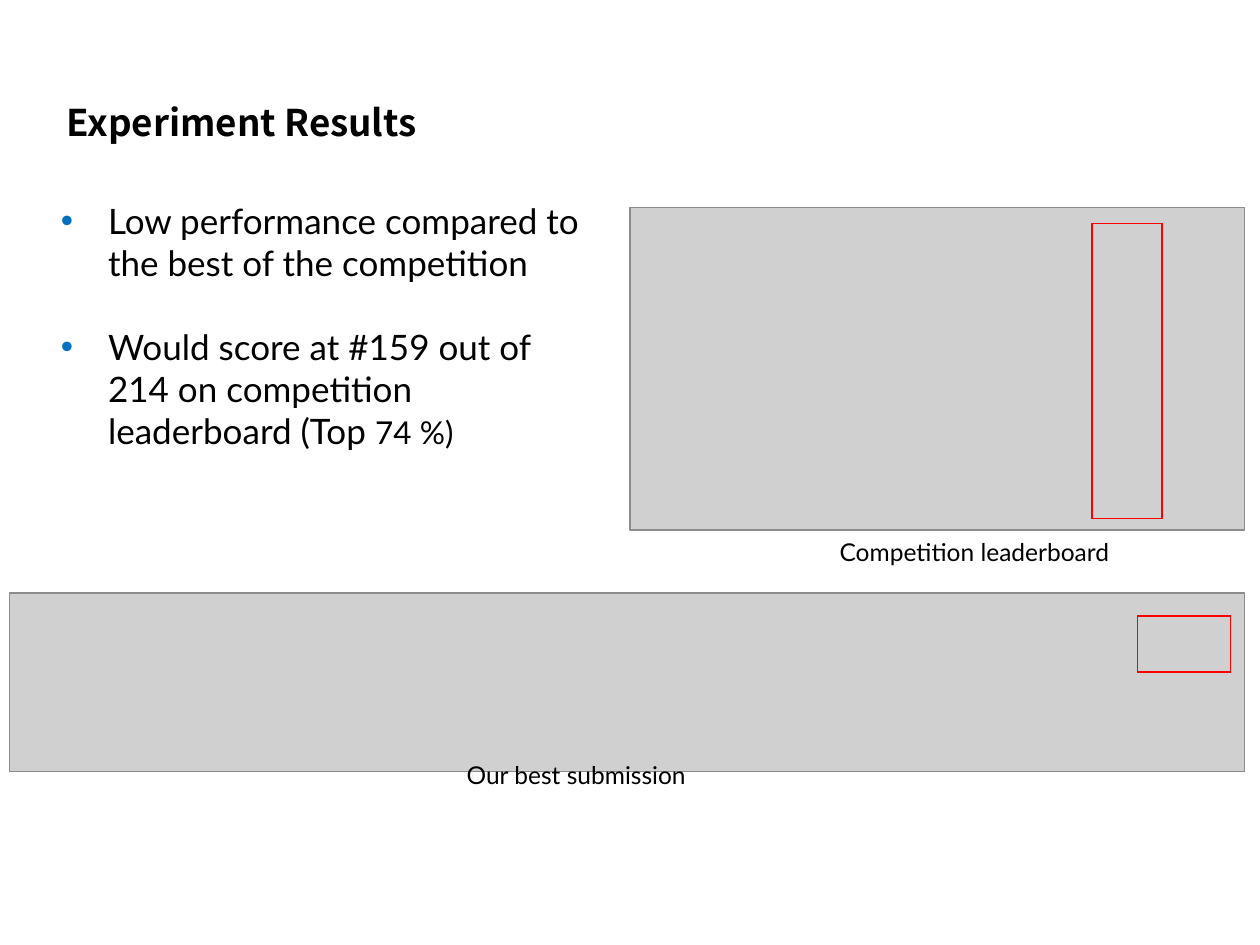
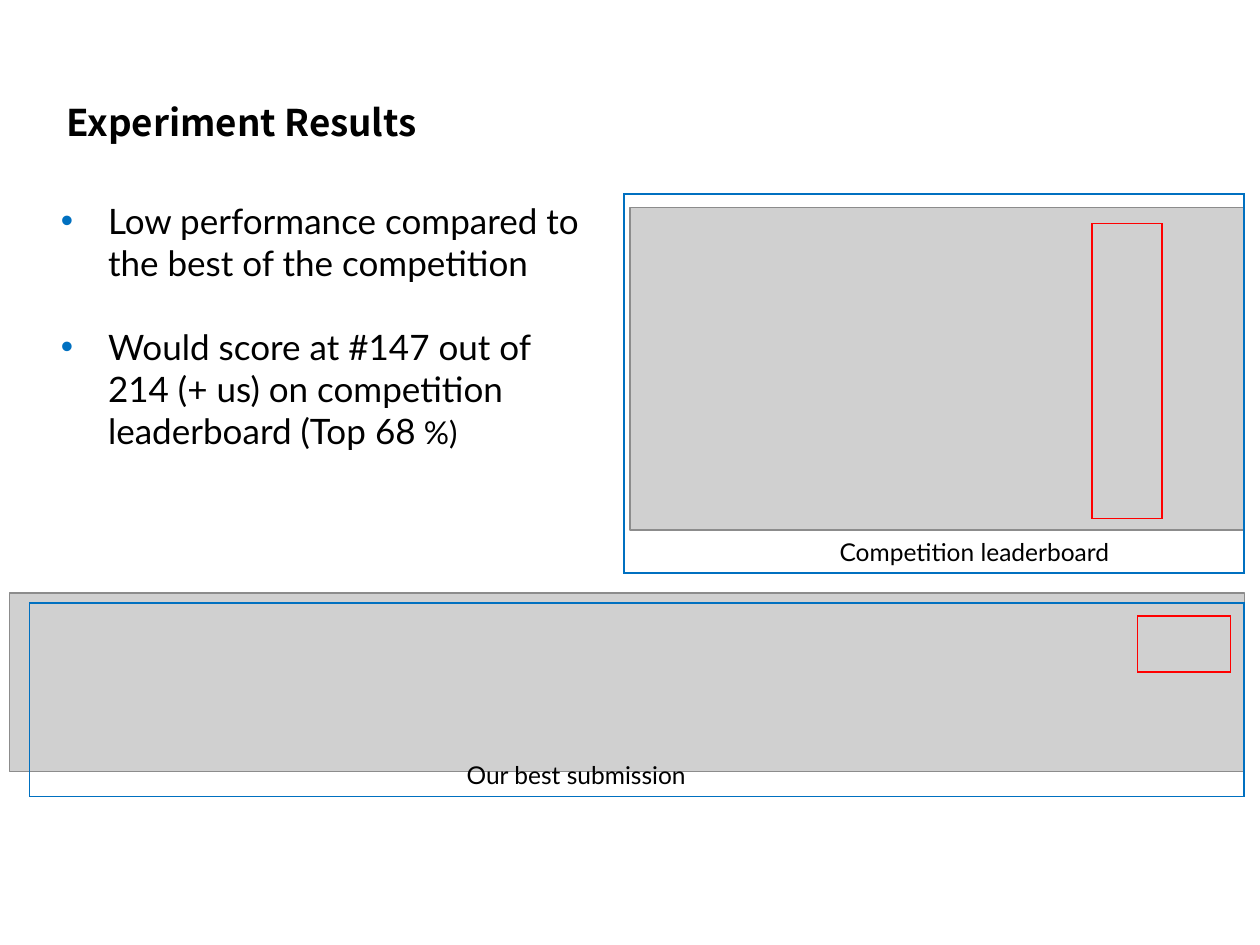
Before and after one commit to kimbold/VRDL_2019, a slide deck: slide 10 of Final project/Final_presentation.pptx (slide 9 before the commit). Drawn at 1260x945 pixels with LibreOffice and Linux fonts; fonts in the diff are those of the drawing; grey boxes stand for pictures; background and template pictures are left out. Boxes give left, top, right and bottom in pixels: in the first picture for what was removed or moved away, otherwise in the second. Text is boxed around its words. In the diff, an @@ line names an element or a change of style, - is before the commit and + after.

```diff
--- a/Final project/Final_presentation.pptx
+++ b/Final project/Final_presentation.pptx
@@ rectangle added at [624,194,1244,573], outline #0070C0 1 pt @@
@@ text at [108,334,531,450]: text changed @@
-• Would score at #159 out of 214 on competition leaderboard (Top 74 %)
+• Would score at #147 out of 214 (+ us) on competition leaderboard (Top 68 %)
@@ rectangle added at [29,604,1244,796], outline #0070C0 1 pt @@
```
Also in this commit, not shown: 3 other slides changed, 3 slides added, 2 slides removed.
